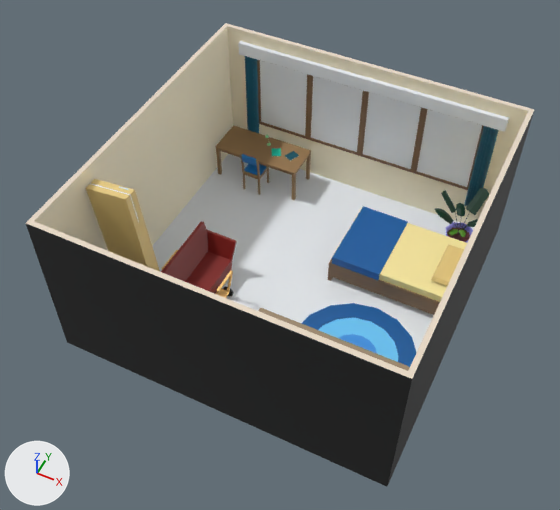
Renders of the Blender file Materials/MapLevel01.blend from each side of a commit.
Rendered twice from a camera (50 mm lens) standing at (0.74, -9.53, 9.32) and looking at (-2.59, -2.86, 0.98). Every picture has the same lights, and +X, +Y and +Z are marked at lower left.

In view in the first picture: 'BedSmallSize', 'Blanket', 'Box', 'Carpet', 'Curtain', 'CurtainCloth.001', 'Desk', 'Mattress', 'Sofa', 'WallAndFloor', 'Walls.CameraBlock', 'Windows'.
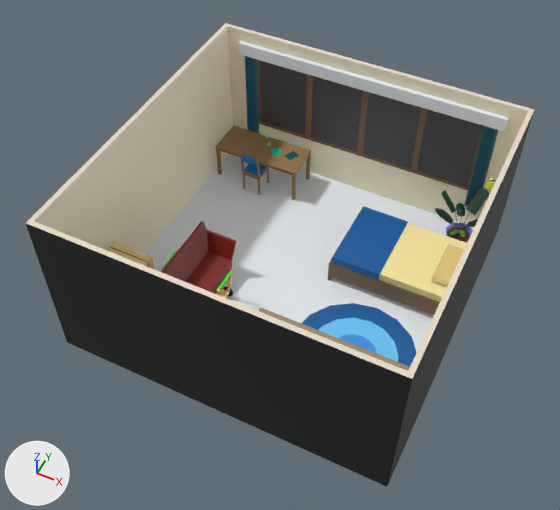
Where the change shows, as pixel boxes [x1, y1, x2, y2] in the pictures (560 x 510 px):
'Box', reshaped, moved, turned: before [86, 179, 160, 272]; after [107, 242, 155, 270]
'WallLamp', added: after [486, 178, 496, 189]
part 1 of me_plane_001, surface changed (grey to black): [260, 61, 482, 187] in both

What changed in the scene script:
```text
Add mat_materialglowlamp:
    mat_materialglowlamp = principled_material('MaterialGlowLamp')
    mat_materialglowlamp.base_color = (0.601, 0.8, 0.0)  # yellow #cce700
Change me_plane_001:
    where me_plane_001.from_pydata(...)  # 52 vertices, 46 faces; spans x -4.4..-0.6, y -0.08..-0.02, z 0.73..2.09
    used by ob_windows; location = (0.0, 0.0, 0.0)
    me_plane_001 part 1: texture (UV) coordinates of 4 of 46 faces, centred in x -3.93..-1.07, y -0.07, z 1.41, changed; they spanned u 0.43..0.43, v 0.66..0.66 and now span u 0.43..0.43, v 0.68..0.68
Change me_cube_006:
    where me_cube_006.from_pydata(...)  # 28 vertices, 26 faces; spans x -0.2..0.45, y -0.08..0.13, z 0.0..2.31
    used by ob_box; location = (-4.44, -3.9, 0.0); rotation_euler = (0.0, -0.113, 0.0), in degrees (0, -6.5, 0)
    me_cube_006 part 2: all 20 vertices in x -0.2..0.45, y -0.08..0.13, z 1.81..2.31 are moved by (0.0, 0.0, -1.24)
Add me_cylinder:
    me_cylinder.from_pydata(...)  # 44 vertices, 38 faces; spans x -0.05..0.0888, y -0.05..0.05, z -0.055..0.0854
    # faces by material slot: [29, 9]
    me_cylinder.materials.append(mat_materialmap)  # picture img_colorpalete_duel_32x_png
    me_cylinder.materials.append(mat_materialglowlamp)  # yellow #cce700
Change ob_box:
    ob_box.rotation_euler: (0.0, -0.113, 0.0) -> (0.0, 0.0, 0.0)  # degrees (0, -6.5, 0) -> degrees (0, 0, 0)
    ob_box.location: (-4.44, -3.9, 0.0) -> (-4.61, -3.9, 0.0)
Add ob_walllamp:
    ob_walllamp = bpy.data.objects.new('WallLamp', me_cylinder)
    ob_walllamp.location = (-0.15, -1.57, 2.33)
```
